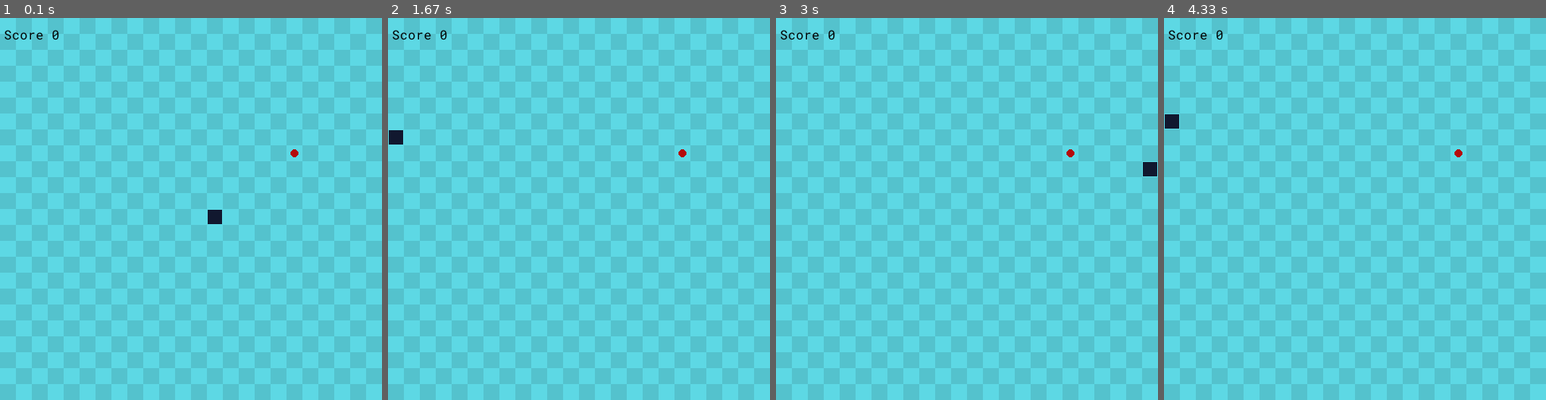
Above: before the commit, frames 1-4 (left to right).
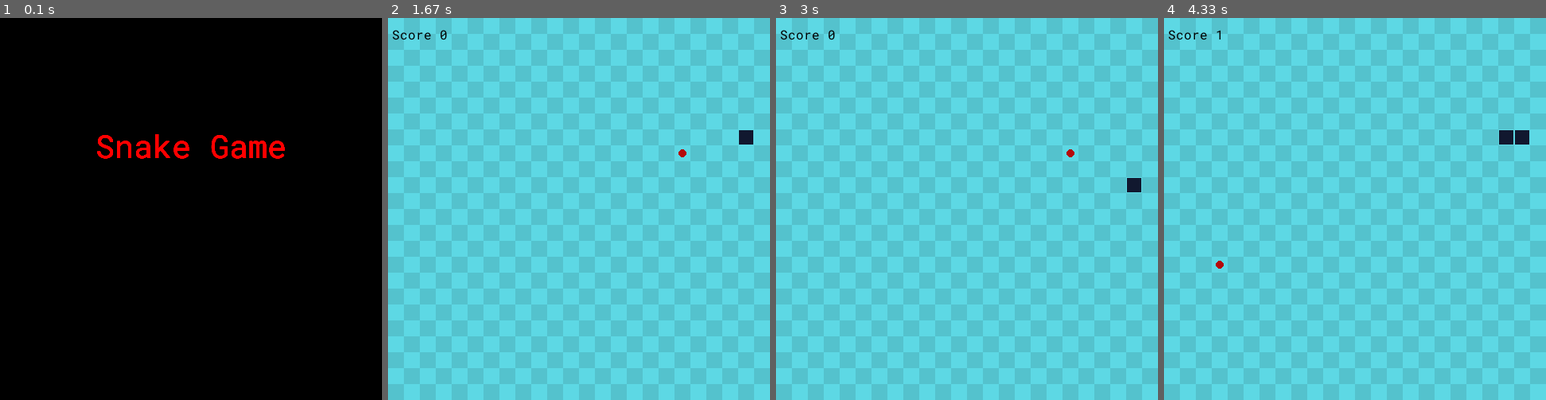
Above: after the commit, the same moments.

Repository: eballo/snake-pygame
Game: pygame game, started from main.py
The game is run twice, just before and just after one commit, with the same random seed, the same clock (stepped at 60 frames per second) and the same inputs.
Inputs:
- Up to frame 1 (0.1 s): no input
- Up to frame 2 (1.67 s): tap Space at 0.33 s; hold Right 0.67-1.13 s; hold Up 1.17-1.63 s
- Up to frame 3 (3 s): hold Right 1.67-2.13 s; hold Left 2.17-2.7 s; hold Down from 2.73 s (still down)
- Up to frame 4 (4.33 s): release Down at 3.03 s; hold Left 3.07-3.47 s; hold Up 3.5-3.87 s; hold Right from 3.9 s (still down)

The runs differ from the first frame. In frame 1, 100% of the frame differs, in the area x 0-100%, y 0-100%; in frame 2, 0.3%; in frame 3, 0.3%; in frame 4, 0.5%.

Commit message:
add intro screen

Diff:
--- a/main.py
+++ b/main.py
@@ -2,4 +2,4 @@
 
 if __name__ == '__main__':
     game = Game()
-    game.play()
+    game.start()
--- a/snake/game.py
+++ b/snake/game.py
@@ -1,5 +1,7 @@
 import pygame
 import sys
+
+from snake.intro import Intro
 from snake.settings import GRID_SIZE, SCREEN_WIDTH, SCREEN_HEIGHT, GRID_WIDTH, GRID_HEIGHT
 from snake.food import Food
 from snake.snake import Snake
@@ -10,7 +12,7 @@
     def __init__(self):
         pygame.init()
         pygame.font.init()
-        self.my_font = pygame.font.Font("./snake/assets/fonts/RobotoMono-VariableFont_wght.ttf", 16)
+        self.font = pygame.font.Font("./snake/assets/fonts/RobotoMono-VariableFont_wght.ttf", 16)
         self.clock = pygame.time.Clock()
         self.screen = pygame.display.set_mode((SCREEN_WIDTH, SCREEN_HEIGHT), 0, 32)
         self.surface = pygame.Surface(self.screen.get_size())
@@ -37,17 +39,17 @@
             food.randomize_position()
 
     def display_score(self, snake, screen):
-        text = self.my_font.render("Score {0}".format(snake.score), 1, (0, 0, 0))
+        text = self.font.render("Score {0}".format(snake.score), 1, (0, 0, 0))
         screen.blit(text, (5, 10))
 
-    def play(self):
+    def gameLoop(self):
         self.draw_grid(self.surface)
-        snake = Snake()
+        snake = Snake(self)
         food = Food()
 
         while self.running:
             # Animations
-            self.running = snake.handle_keys()
+            snake.handle_keys()
             snake.move()
             self.check_collision(snake, food)
 
@@ -62,5 +64,21 @@
             self.clock.tick(10)
             # snake.debug_info()
 
+        self.quit()
+
+    def start(self):
+        intro = Intro(self)
+        # Main file to loop the game
+        while self.running:
+            # Use the menu state machine
+            intro.display_menu()
+            # If start is selected, begin the game loop
+            while self.playing:
+                self.gameLoop()
+
+        self.quit()
+
+    @staticmethod
+    def quit():
         pygame.quit()
         sys.exit()
--- /dev/null
+++ b/snake/intro.py
@@ -0,0 +1,44 @@
+import pygame
+
+from snake.settings import SCREEN_WIDTH, SCREEN_HEIGHT
+
+
+class Intro:
+
+    def __init__(self, game):
+        self.intro_font = pygame.font.Font("./snake/assets/fonts/RobotoMono-VariableFont_wght.ttf", 40)
+        self.game = game
+        self.run_display = True
+
+    def draw_text(self, text, size, color, x, y):
+        text_surface = self.intro_font.render(text, 1, color)
+        text_rect = text_surface.get_rect()
+        text_rect.center = (x, y)
+        self.game.surface.blit(text_surface, text_rect)
+
+    def blit_screen(self):
+        self.game.screen.blit(pygame.transform.scale(self.game.surface, (SCREEN_WIDTH, SCREEN_HEIGHT)), (0, 0))
+        pygame.display.update()
+
+    # Main Menu Screen
+    def display_menu(self):
+        while self.run_display:
+            self.draw_text("Snake Game", 100, (255, 0, 0), SCREEN_WIDTH / 2, SCREEN_HEIGHT / 3)
+            self.blit_screen()
+            self.check_events()
+
+    def check_events(self):
+        for event in pygame.event.get():
+            if event.type == pygame.QUIT:
+                self.run_display = False
+                self.game.playing = False
+                self.game.running = False
+            if event.type == pygame.KEYDOWN:
+                if event.key == pygame.K_ESCAPE:
+                    self.run_display = False
+                    self.game.playing = False
+                    self.game.running = False
+                if event.key == pygame.K_SPACE:
+                    self.run_display = False
+                    self.game.running = True
+                    self.game.playing = True
--- a/snake/snake.py
+++ b/snake/snake.py
@@ -6,7 +6,8 @@
 
 
 class Snake(object):
-    def __init__(self):
+    def __init__(self, game):
+        self.game = game
         self.length = 1
         self.positions = [((SCREEN_WIDTH / 2), (SCREEN_HEIGHT / 2))]
         self.direction = random.choice([UP, DOWN, LEFT, RIGHT])
@@ -53,11 +54,13 @@
             pygame.draw.rect(surface, (93, 216, 228), r, 1)
 
     def handle_keys(self):
-        running = True
         for event in pygame.event.get():
             if event.type == pygame.QUIT:
-                running = False
+                self.game.running = False
             elif event.type == pygame.KEYDOWN:
+                if event.key == pygame.K_ESCAPE:
+                    self.game.playing = False
+                    self.game.running = False
                 if event.key == pygame.K_UP:
                     self.turn(UP)
                 elif event.key == pygame.K_DOWN:
@@ -66,4 +69,3 @@
                     self.turn(LEFT)
                 elif event.key == pygame.K_RIGHT:
                     self.turn(RIGHT)
-        return running
